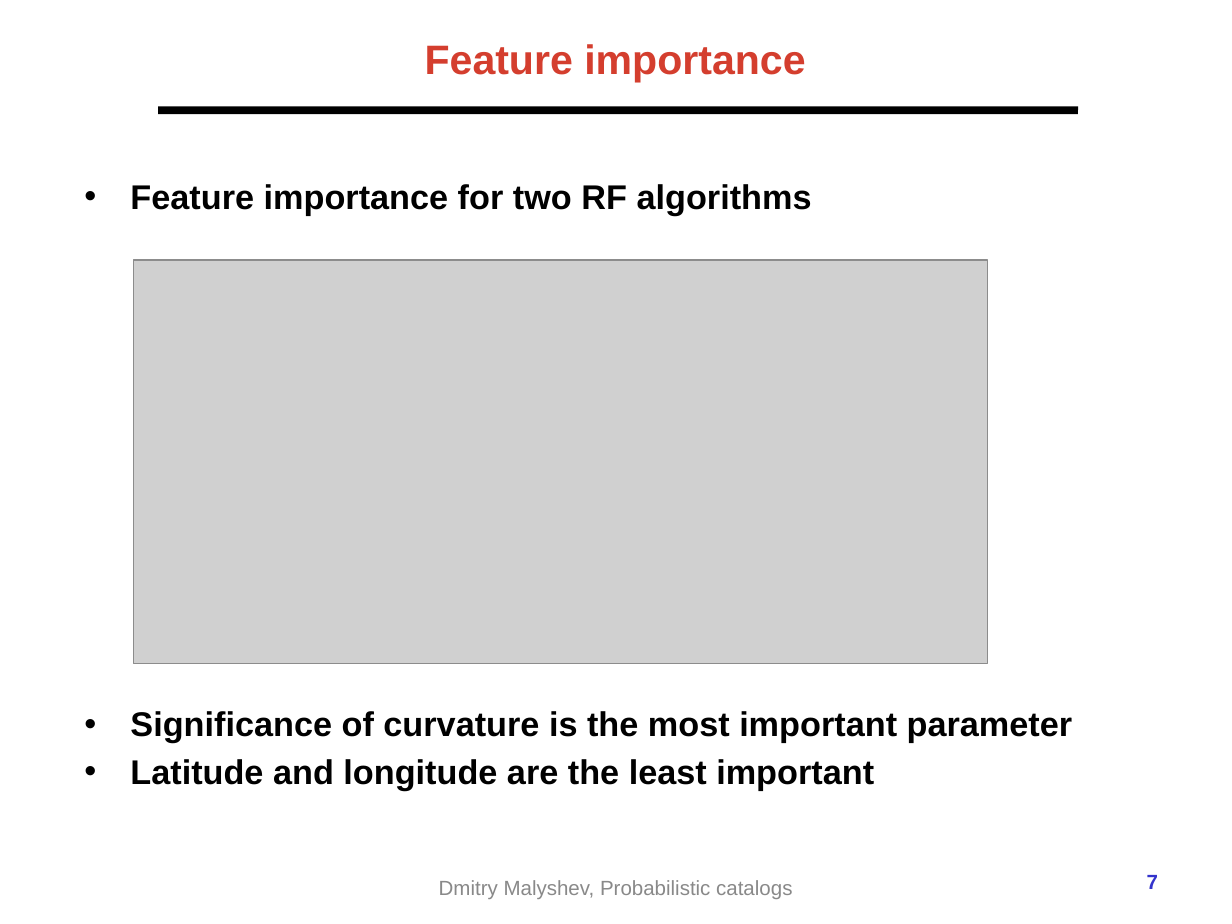
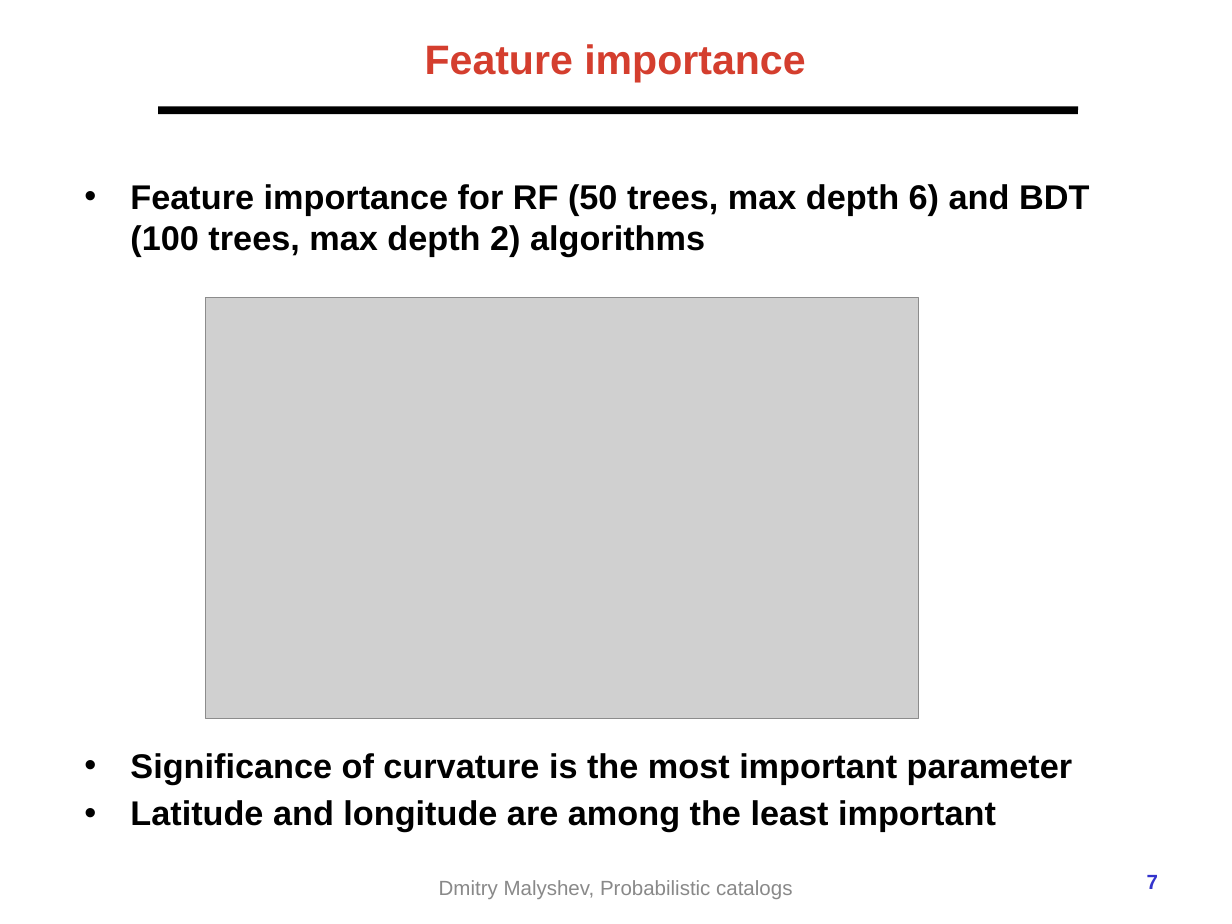
Before and after one commit to aakashbhat/Fermi-LAT, a slide deck: slide 7 of presentations/2021-02-Fermi_prob_catalog_gamma_group.pptx. Drawn at 1232x924 pixels with LibreOffice and Linux fonts; fonts in the diff are those of the drawing; grey boxes stand for pictures; background and template pictures are left out. Boxes give left, top, right and bottom in pixels: in the first picture for what was removed or moved away, otherwise in the second. Text is boxed around its words. In the diff, an @@ line names an element or a change of style, - is before the commit and + after.

```diff
--- a/presentations/2021-02-Fermi_prob_catalog_gamma_group.pptx
+++ b/presentations/2021-02-Fermi_prob_catalog_gamma_group.pptx
@@ text at <box>130,184,1089,257</box>: text changed @@
-• Feature importance for two RF algorithms
+• Feature importance for RF (50 trees, max depth 6) and BDT (100 trees, max depth 2) algorithms
@@ picture: place and size @@
-picture at <box>133,260,987,664</box>
+picture at <box>206,298,919,719</box>
@@ text at <box>130,800,996,832</box>: text changed @@
-• Latitude and longitude are the least important
+• Latitude and longitude are among the least important
```
Also in this commit, not shown: 5 other slides changed.
